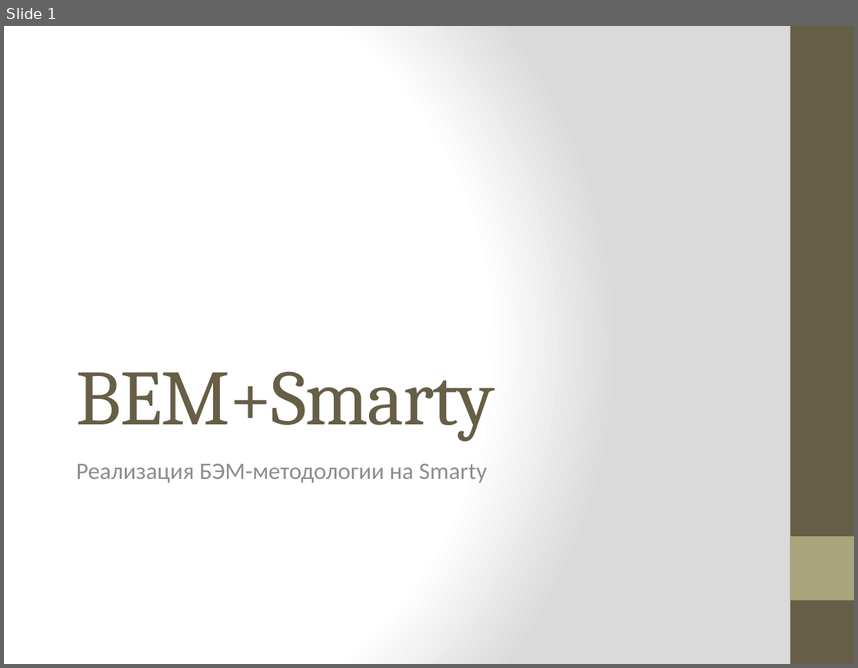
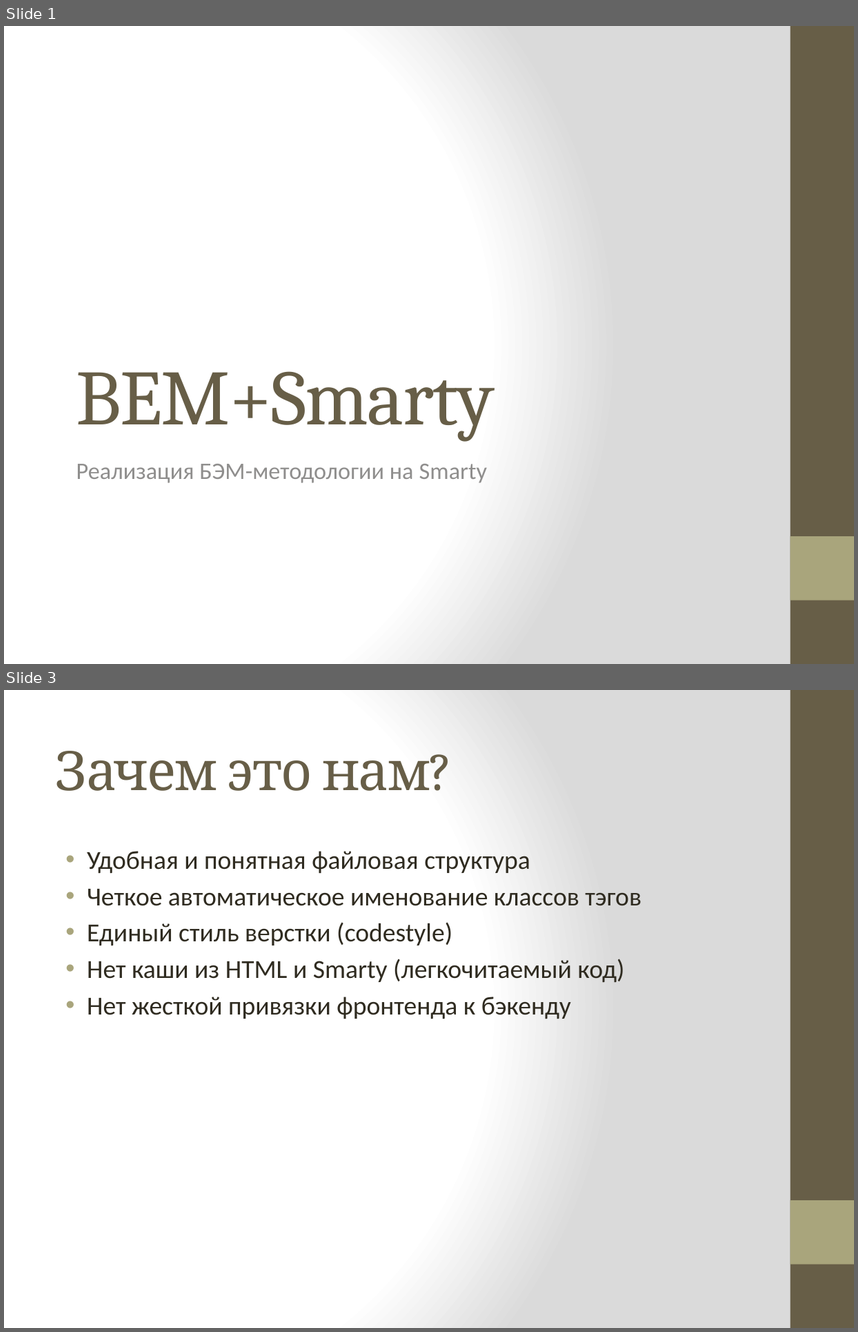
Before and after one commit to isallavat/BEM-Smarty, a slide deck: BEM+Smarty.pptx. Shown one above the other, each under a label of ours: slide 1 before the commit, slides 1 and 3 after it; the slides between them are not shown. The pictures are 858x668 and 858x1332 pixels, drawn with LibreOffice and Linux fonts; fonts in the diff are those of the drawing. Boxes give left, top, right and bottom in pixels: in the first picture for what was removed or moved away, otherwise in the second. Text is boxed around its words. In the diff, an @@ line names an element or a change of style, - is before the commit and + after.

```diff
--- a/BEM+Smarty.pptx
+++ b/BEM+Smarty.pptx
@@ slide 3 added at box(4, 690, 854, 1328), background gradient #FFFFFF to #DADADA; not listed: 2 template elements that a slide beside it also shows @@
@@ title added at box(55, 751, 430, 791), 46 pt, text #675E47 @@
+Зачем это нам?
@@ text added at box(87, 851, 642, 1019), 22 pt, text #2F2B20 @@
+• Удобная и понятная файловая структура
+• Четкое автоматическое именование классов тэгов
+• Единый стиль верстки (codestyle)
+• Нет каши из HTML и Smarty (легкочитаемый код)
+• Нет жесткой привязки фронтенда к бэкенду
```
Also in this commit, not shown: 1 slide changed, 4 other slides added, 25 other files.
